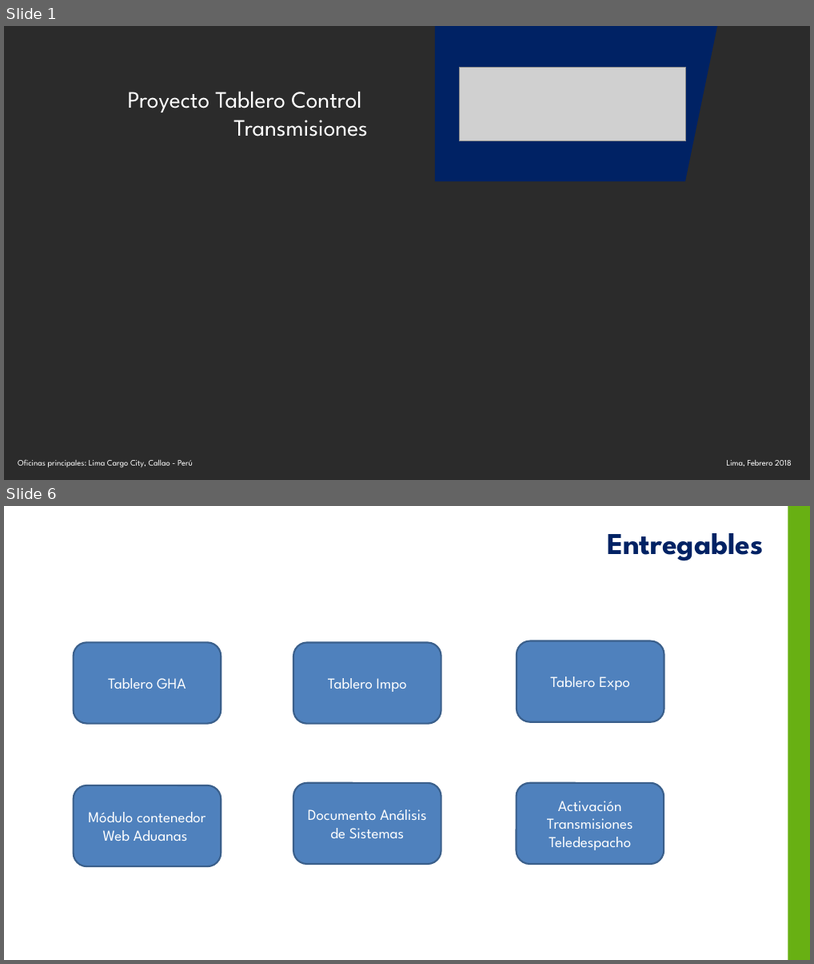
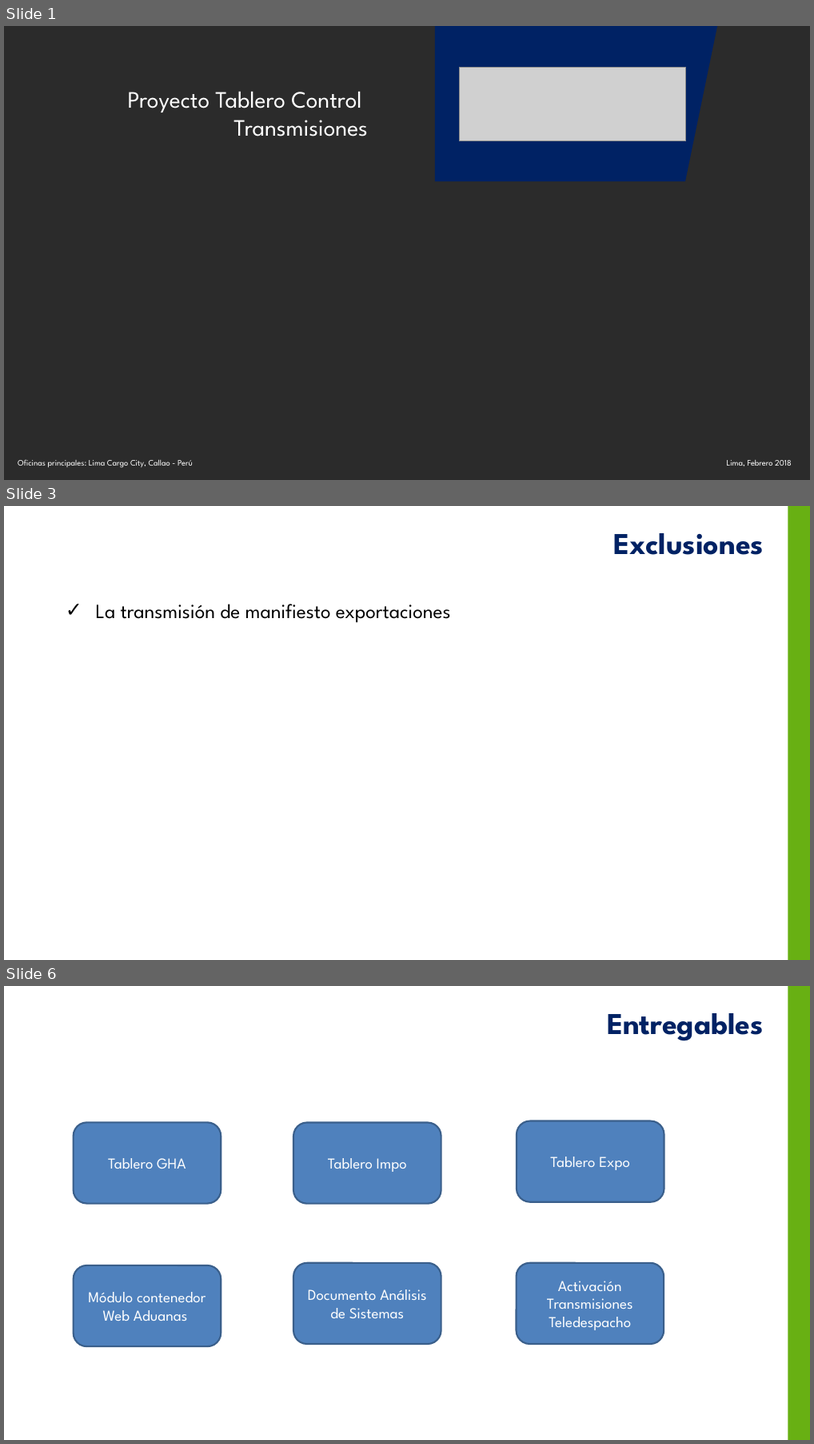
Before and after one commit to yahck/pyTransmisionesTalma, a slide deck: Documentos/ControlTransmisionesV1.0.pptx. Shown one above the other, each under a label of ours: slides 1 and 6 before the commit, slides 1, 3 and 6 after it; the slides between them are not shown. The pictures are 814x964 and 814x1444 pixels, drawn with LibreOffice and Linux fonts; fonts in the diff are those of the drawing; grey boxes stand for pictures; background and template pictures are left out; a plain dark background stands for a picture behind light text. Boxes give left, top, right and bottom in pixels: in the first picture for what was removed or moved away, otherwise in the second. Text is boxed around its words. In the diff, an @@ line names an element or a change of style, - is before the commit and + after.

```diff
--- a/Documentos/ControlTransmisionesV1.0.pptx
+++ b/Documentos/ControlTransmisionesV1.0.pptx
@@ slide 3 added at (4, 506, 810, 960), background #FFFFFF; not listed: 1 template element that a slide beside it also shows @@
@@ text added at (614, 533, 764, 555), 36 pt, text #002264, bold @@
+Exclusiones
@@ text added at (96, 604, 451, 623), 24 pt, text #000000 @@
+✓ La transmisión de manifiesto exportaciones
```
Also in this commit, not shown: 3 slides changed, 4 other slides added, 3 slides removed, 6 other files.
